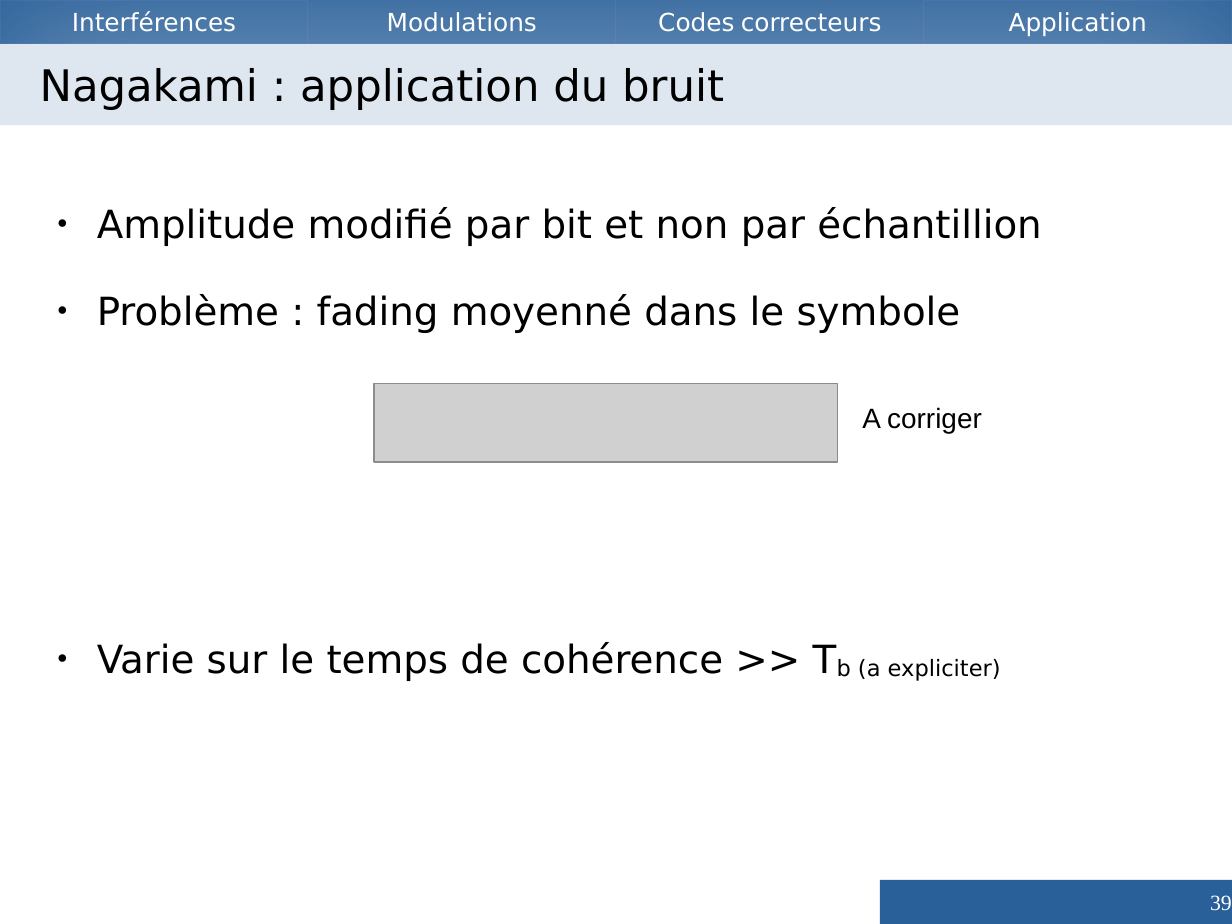
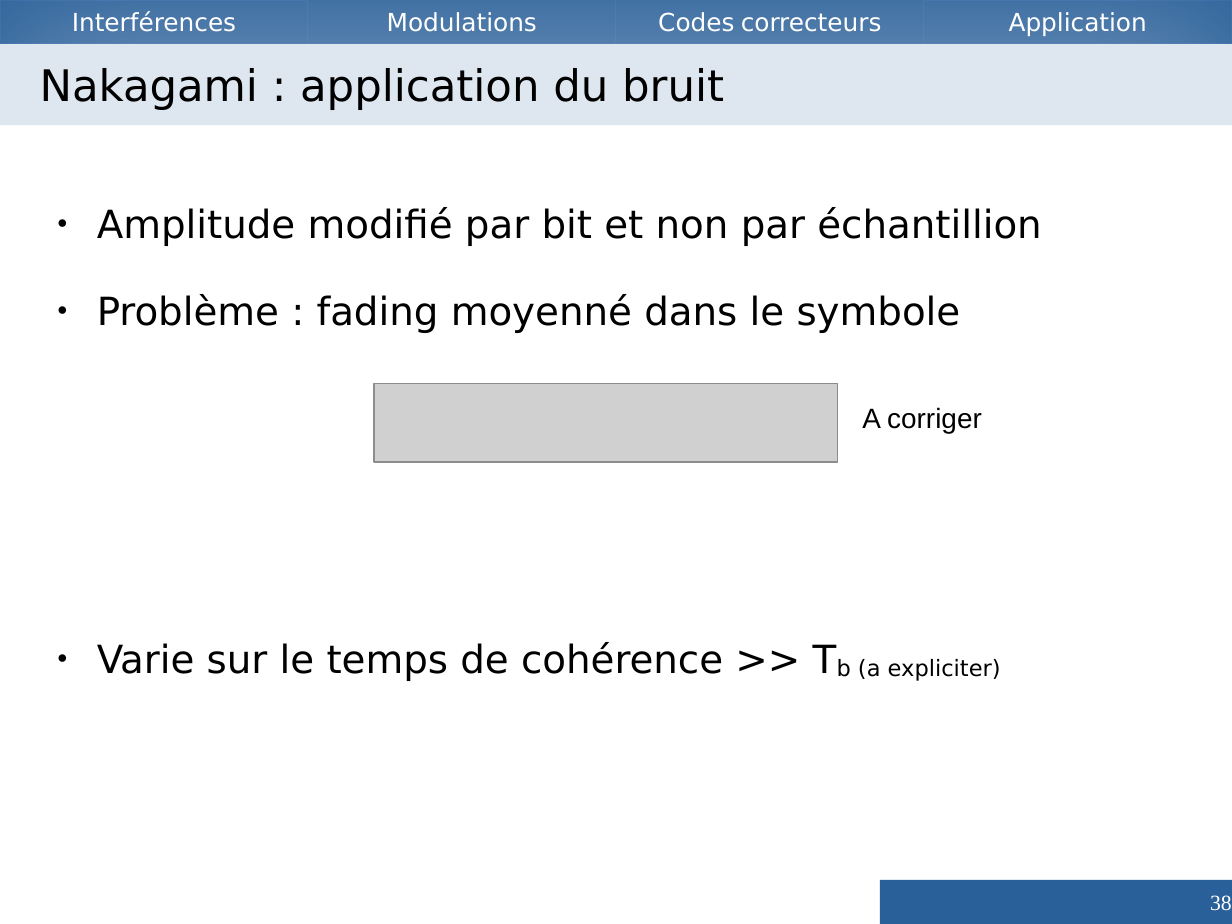
Before and after one commit to Vzrod/tipe, a slide deck: slide 38 of TIPE - Copie.odp (slide 39 before the commit). Drawn at 1232x924 pixels with LibreOffice and Linux fonts; fonts in the diff are those of the drawing; grey boxes stand for pictures. Boxes give left, top, right and bottom in pixels: in the first picture for what was removed or moved away, otherwise in the second. Text is boxed around its words. In the diff, an @@ line names an element or a change of style, - is before the commit and + after.

```diff
--- a/TIPE - Copie.odp
+++ b/TIPE - Copie.odp
@@ title at (40, 68, 724, 110): text changed @@
-Nagakami : application du bruit
+Nakagami : application du bruit
@@ page number at (1210, 895, 1232, 911): text changed @@
-39
+38
```
Also in this commit, not shown: 18 other slides changed, 1 slide removed, 5 other files.
